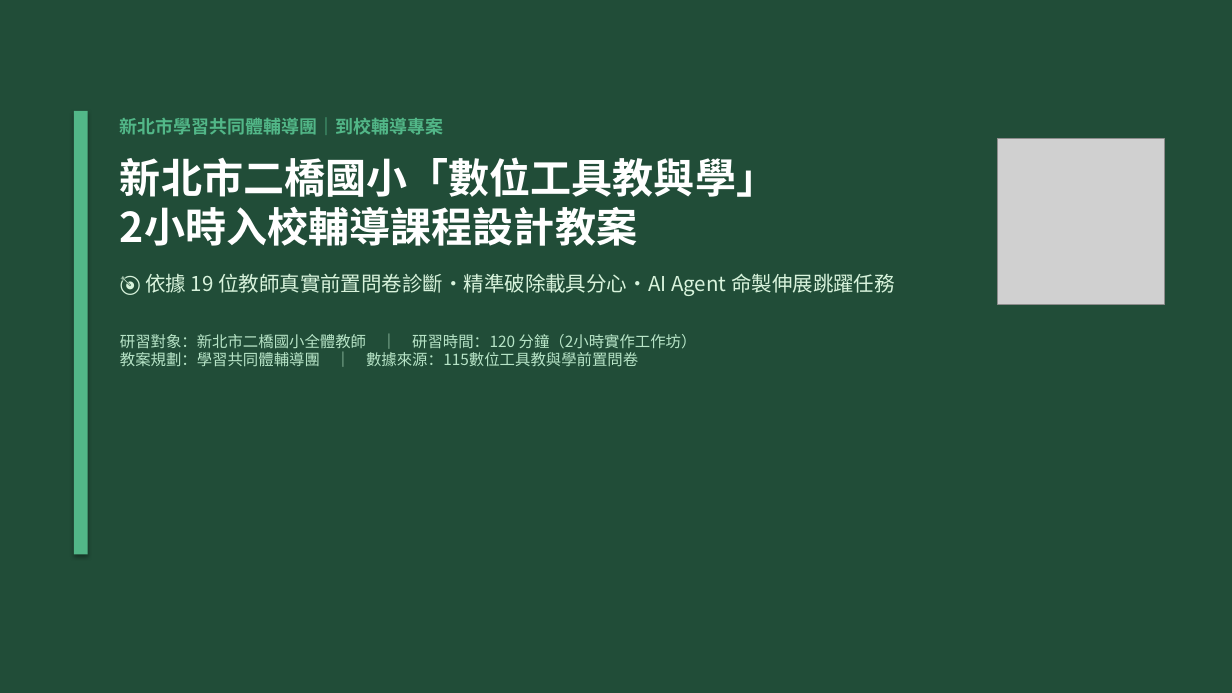
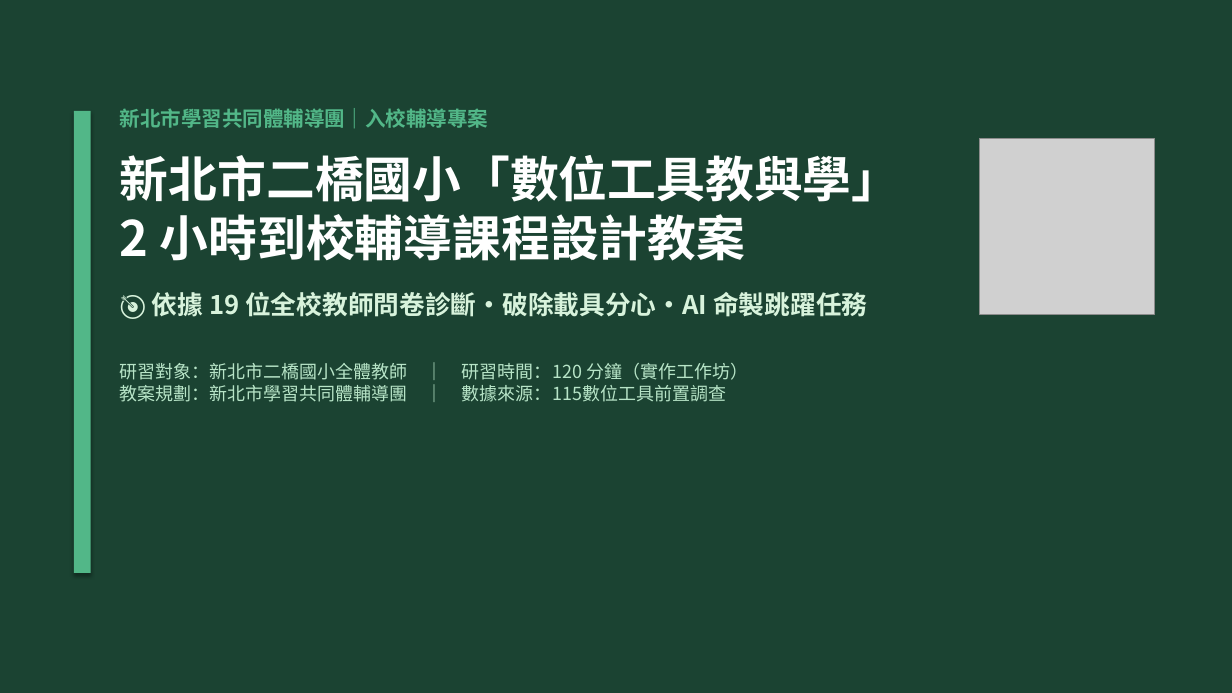
Before and after one commit to amiaoyeh-arch/115-digital-tools-survey, a slide deck: slide 1 of 新北市二橋國小_數位工具教與學_2小時到校輔導教案簡報.pptx. Drawn at 1232x693 pixels with LibreOffice and Linux fonts; fonts in the diff are those of the drawing; grey boxes stand for pictures. Boxes give left, top, right and bottom in pixels: in the first picture for what was removed or moved away, otherwise in the second. Text is boxed around its words. In the diff, an @@ line names an element or a change of style, - is before the commit and + after.

```diff
--- a/新北市二橋國小_數位工具教與學_2小時到校輔導教案簡報.pptx
+++ b/新北市二橋國小_數位工具教與學_2小時到校輔導教案簡報.pptx
@@ rectangle at (0,0,1232,693): fill #214D38 to #1B4332; outline #214D38 0.75 pt to #1B4332 0.75 pt @@
@@ rectangle: place and size @@
-rectangle at (74,111,88,555)
+rectangle at (74,111,91,573)
@@ text at (120,108,901,402): text changed; size 12 to 14 pt; bold on @@
-新北市學習共同體輔導團｜到校輔導專案
-新北市二橋國小「數位工具教與學」
-2小時入校輔導課程設計教案
-🎯 依據 19 位教師真實前置問卷診斷・精準破除載具分心・AI Agent 命製伸展跳躍任務
-研習對象：新北市二橋國小全體教師 ｜ 研習時間：120 分鐘（2小時實作工作坊）
-教案規劃：學習共同體輔導團 ｜ 數據來源：115數位工具教與學前置問卷
+新北市學習共同體輔導團｜入校輔導專案
+新北市二橋國小「數位工具教與學」
+2 小時到校輔導課程設計教案
+🎯 依據 19 位全校教師問卷診斷・破除載具分心・AI 命製跳躍任務
+研習對象：新北市二橋國小全體教師 ｜ 研習時間：120 分鐘（實作工作坊）
+教案規劃：新北市學習共同體輔導團 ｜ 數據來源：115數位工具前置調查
@@ picture: place and size @@
-picture at (998,139,1165,305)
+picture at (980,139,1155,314)
```
Also in this commit, not shown: 9 other slides changed, 2 other files.
